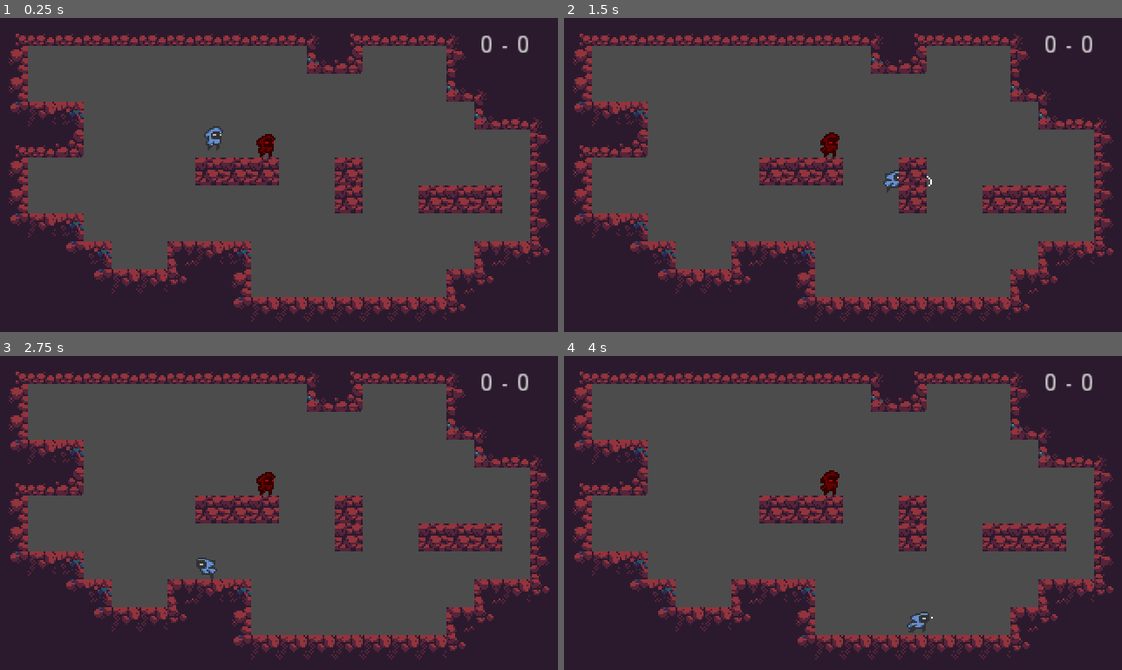
Above: before the commit, frames 1-4 (two rows, left to right).
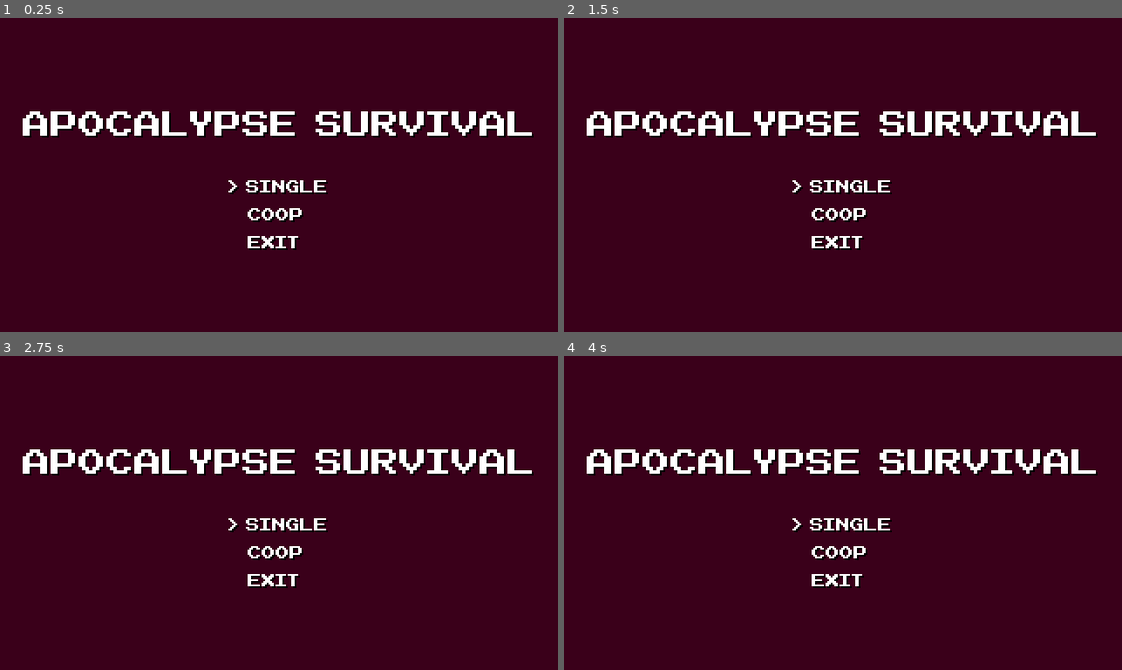
Above: after the commit, the same moments.

Repository: Vanberk1/apocalypse-survival
Game: Godot game, scene res://scenes/Menu.tscn
Two runs of this game, one before a commit and one after it. Both use one fixed random seed, a clock stepped at 60 frames per second and the inputs below. Before the commit the project starts from res://scenes/Level.tscn.
Inputs:
- Up to frame 1 (0.25 s): no input
- Up to frame 2 (1.5 s): tap Enter (ui_accept) at 0.5, 0.6, 0.77, 1.07 s; hold D (right) from 0.53 s (still down); tap J (attack) at 1.35 s
- Up to frame 3 (2.75 s): tap Enter (ui_accept) at 1.52, 1.55, 1.82, 2.3 s; release D (right) at 2.03 s; hold A (left) from 2.03 s (still down); tap K (dash) at 2.1 s
- Up to frame 4 (4 s): release A (left) at 2.78 s; hold D (right) from 2.78 s (still down); tap Enter (ui_accept) at 2.85, 3.02, 3.32, 3.77, 3.8 s; tap J (attack) at 3.6 s

The runs differ from the first frame. In frame 1, 100% of the frame differs, in the area x 0-100%, y 0-100%; in frame 2, 100%; in frame 3, 100%; in frame 4, 100%.

Commit message:
new menu

Diff:
--- /dev/null
+++ b/new_dynamicfont.tres
@@ -0,0 +1,8 @@
+[gd_resource type="DynamicFont" load_steps=2 format=2]
+
+[sub_resource type="DynamicFontData" id=20]
+font_path = "res://assets/NESCyrillic.ttf"
+
+[resource]
+size = 32
+font_data = SubResource( 20 )
--- a/project.godot
+++ b/project.godot
@@ -10,13 +10,12 @@
 
 _global_script_classes=[  ]
 _global_script_class_icons={
-
 }
 
 [application]
 
 config/name="apocalypse-survival"
-run/main_scene="res://scenes/Level.tscn"
+run/main_scene="res://scenes/Menu.tscn"
 config/icon="res://icon.png"
 
 [display]
--- a/scenes/Level.tscn
+++ b/scenes/Level.tscn
@@ -1,8 +1,7 @@
-[gd_scene load_steps=24 format=2]
+[gd_scene load_steps=23 format=2]
 
 [ext_resource path="res://scenes/Character.tscn" type="PackedScene" id=1]
 [ext_resource path="res://assets/images/tiles.png" type="Texture" id=2]
-[ext_resource path="res://scenes/Level.gd" type="Script" id=3]
 [ext_resource path="res://scenes/HUD.gd" type="Script" id=4]
 
 [sub_resource type="ConvexPolygonShape2D" id=1]
@@ -194,7 +193,6 @@
 0/z_index = 0
 
 [node name="Level" type="Node2D"]
-script = ExtResource( 3 )
 
 [node name="Characters" type="Node2D" parent="."]
 
@@ -235,5 +233,6 @@
 __meta__ = {
 "_edit_use_anchors_": false
 }
+
 [connection signal="timeout" from="RespawnTimer1" to="." method="_on_RespawnTimer_timeout"]
 [connection signal="timeout" from="RespawnTimer2" to="." method="_on_RespawnTimer2_timeout"]
--- /dev/null
+++ b/scenes/MainMenu.gd
@@ -0,0 +1,42 @@
+extends MarginContainer
+
+const Level = preload("res://scenes/Level.tscn")
+
+onready var selector_one = $CenterContainer/VBoxContainer/CenterContainer2/VBoxContainer/CenterContainer/HBoxContainer/Selector
+onready var selector_two = $CenterContainer/VBoxContainer/CenterContainer2/VBoxContainer/CenterContainer2/HBoxContainer/Selector
+onready var selector_three = $CenterContainer/VBoxContainer/CenterContainer2/VBoxContainer/CenterContainer3/HBoxContainer/Selector
+
+var current_selection = 0
+
+func _ready():
+	set_current_selection(0)
+
+func _process(delta):
+		if Input.is_action_just_pressed("ui_down") and current_selection < 2:
+			current_selection += 1
+			set_current_selection(current_selection)
+		elif Input.is_action_just_pressed("ui_up") and current_selection > 0:
+			current_selection -= 1
+			set_current_selection(current_selection)
+		elif Input.is_action_just_pressed("ui_accept"):
+			handle_selection(current_selection)
+
+func handle_selection(_current_selection):
+	if _current_selection == 0:
+		print("Add single player")
+	elif _current_selection == 1:
+		get_parent().add_child(Level.instance())
+		queue_free()
+	elif _current_selection == 2:
+		get_tree().quit()
+
+func set_current_selection(_current_selection):
+	selector_one.text = ""
+	selector_two.text = ""
+	selector_three.text = ""
+	if _current_selection == 0:
+		selector_one.text = ">"
+	elif _current_selection == 1:
+		selector_two.text = ">"
+	elif _current_selection == 2:
+		selector_three.text = ">"
--- /dev/null
+++ b/scenes/Menu.tscn
@@ -0,0 +1,138 @@
+[gd_scene load_steps=5 format=2]
+
+[ext_resource path="res://scenes/MainMenu.gd" type="Script" id=1]
+[ext_resource path="res://new_dynamicfont.tres" type="DynamicFont" id=2]
+
+[sub_resource type="DynamicFontData" id=20]
+font_path = "res://assets/NESCyrillic.ttf"
+
+[sub_resource type="DynamicFont" id=21]
+font_data = SubResource( 20 )
+
+[node name="Control" type="Control"]
+anchor_right = 1.0
+anchor_bottom = 1.0
+__meta__ = {
+"_edit_use_anchors_": false
+}
+
+[node name="MainMenu" type="MarginContainer" parent="."]
+anchor_right = 1.0
+anchor_bottom = 1.0
+script = ExtResource( 1 )
+__meta__ = {
+"_edit_use_anchors_": false
+}
+
+[node name="ColorRect" type="ColorRect" parent="MainMenu"]
+margin_right = 320.0
+margin_bottom = 180.0
+color = Color( 0.231373, 0.00392157, 0.105882, 1 )
+
+[node name="CenterContainer" type="CenterContainer" parent="MainMenu"]
+margin_right = 320.0
+margin_bottom = 180.0
+
+[node name="VBoxContainer" type="VBoxContainer" parent="MainMenu/CenterContainer"]
+margin_left = 13.0
+margin_top = 46.0
+margin_right = 307.0
+margin_bottom = 134.0
+custom_constants/separation = 20
+
+[node name="CenterContainer" type="CenterContainer" parent="MainMenu/CenterContainer/VBoxContainer"]
+margin_right = 294.0
+margin_bottom = 24.0
+
+[node name="Label" type="Label" parent="MainMenu/CenterContainer/VBoxContainer/CenterContainer"]
+margin_right = 294.0
+margin_bottom = 24.0
+custom_fonts/font = ExtResource( 2 )
+custom_colors/font_color_shadow = Color( 0, 0, 0, 1 )
+text = "Apocalypse survival"
+
+[node name="CenterContainer2" type="CenterContainer" parent="MainMenu/CenterContainer/VBoxContainer"]
+margin_top = 44.0
+margin_right = 294.0
+margin_bottom = 88.0
+
+[node name="VBoxContainer" type="VBoxContainer" parent="MainMenu/CenterContainer/VBoxContainer/CenterContainer2"]
+margin_left = 117.0
+margin_right = 176.0
+margin_bottom = 44.0
+
+[node name="CenterContainer" type="CenterContainer" parent="MainMenu/CenterContainer/VBoxContainer/CenterContainer2/VBoxContainer"]
+margin_right = 59.0
+margin_bottom = 12.0
+
+[node name="HBoxContainer" type="HBoxContainer" parent="MainMenu/CenterContainer/VBoxContainer/CenterContainer2/VBoxContainer/CenterContainer"]
+margin_left = 1.0
+margin_right = 58.0
+margin_bottom = 12.0
+
+[node name="Selector" type="Label" parent="MainMenu/CenterContainer/VBoxContainer/CenterContainer2/VBoxContainer/CenterContainer/HBoxContainer"]
+margin_right = 6.0
+margin_bottom = 12.0
+custom_fonts/font = SubResource( 21 )
+custom_colors/font_color_shadow = Color( 0, 0, 0, 1 )
+text = ">"
+
+[node name="OptionName" type="Label" parent="MainMenu/CenterContainer/VBoxContainer/CenterContainer2/VBoxContainer/CenterContainer/HBoxContainer"]
+margin_left = 10.0
+margin_right = 57.0
+margin_bottom = 12.0
+custom_fonts/font = SubResource( 21 )
+custom_colors/font_color_shadow = Color( 0, 0, 0, 1 )
+text = "Single"
+
+[node name="CenterContainer2" type="CenterContainer" parent="MainMenu/CenterContainer/VBoxContainer/CenterContainer2/VBoxContainer"]
+margin_top = 16.0
+margin_right = 59.0
+margin_bottom = 28.0
+
+[node name="HBoxContainer" type="HBoxContainer" parent="MainMenu/CenterContainer/VBoxContainer/CenterContainer2/VBoxContainer/CenterContainer2"]
+margin_right = 59.0
+margin_bottom = 12.0
+
+[node name="Selector" type="Label" parent="MainMenu/CenterContainer/VBoxContainer/CenterContainer2/VBoxContainer/CenterContainer2/HBoxContainer"]
+margin_right = 8.0
+margin_bottom = 12.0
+rect_min_size = Vector2( 8, 0 )
+custom_fonts/font = SubResource( 21 )
+custom_colors/font_color_shadow = Color( 0, 0, 0, 1 )
+text = ">"
+
+[node name="OptionName" type="Label" parent="MainMenu/CenterContainer/VBoxContainer/CenterContainer2/VBoxContainer/CenterContainer2/HBoxContainer"]
+margin_left = 12.0
+margin_right = 59.0
+margin_bottom = 12.0
+rect_min_size = Vector2( 47, 0 )
+custom_fonts/font = SubResource( 21 )
+custom_colors/font_color_shadow = Color( 0, 0, 0, 1 )
+text = "Coop "
+
+[node name="CenterContainer3" type="CenterContainer" parent="MainMenu/CenterContainer/VBoxContainer/CenterContainer2/VBoxContainer"]
+margin_top = 32.0
+margin_right = 59.0
+margin_bottom = 44.0
+
+[node name="HBoxContainer" type="HBoxContainer" parent="MainMenu/CenterContainer/VBoxContainer/CenterContainer2/VBoxContainer/CenterContainer3"]
+margin_right = 59.0
+margin_bottom = 12.0
+
+[node name="Selector" type="Label" parent="MainMenu/CenterContainer/VBoxContainer/CenterContainer2/VBoxContainer/CenterContainer3/HBoxContainer"]
+margin_right = 8.0
+margin_bottom = 12.0
+rect_min_size = Vector2( 8, 0 )
+custom_fonts/font = SubResource( 21 )
+custom_colors/font_color_shadow = Color( 0, 0, 0, 1 )
+text = ">"
+
+[node name="OptionName" type="Label" parent="MainMenu/CenterContainer/VBoxContainer/CenterContainer2/VBoxContainer/CenterContainer3/HBoxContainer"]
+margin_left = 12.0
+margin_right = 59.0
+margin_bottom = 12.0
+rect_min_size = Vector2( 47, 0 )
+custom_fonts/font = SubResource( 21 )
+custom_colors/font_color_shadow = Color( 0, 0, 0, 1 )
+text = "Exit"
Binary file added: assets/NESCyrillic.ttf
